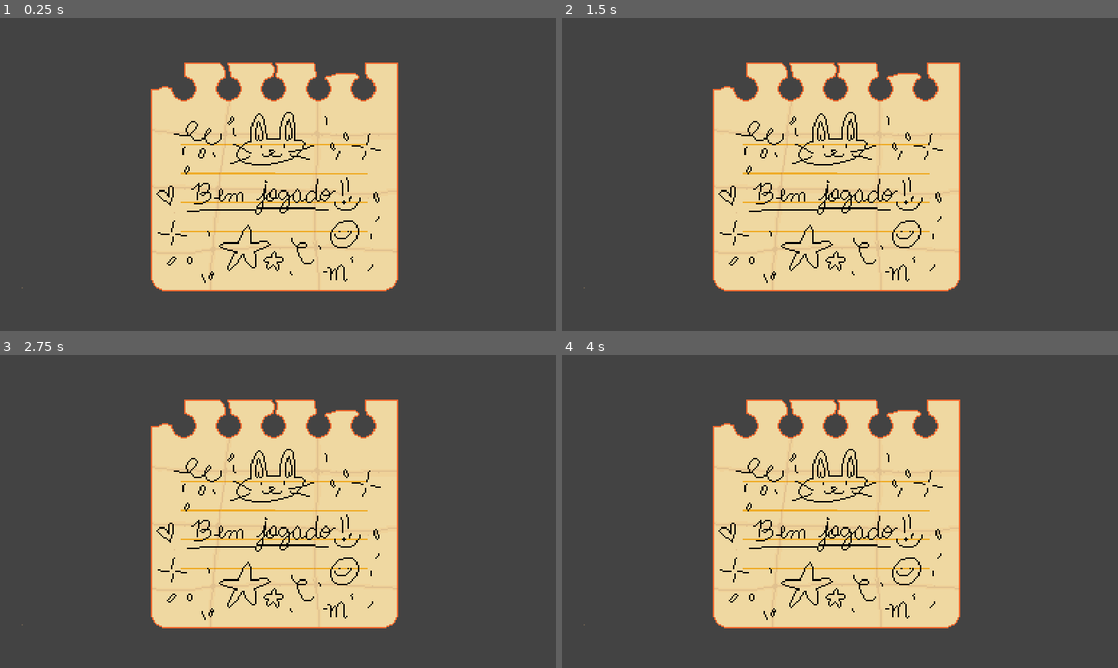
Above: before the commit, frames 1-4 (two rows, left to right).
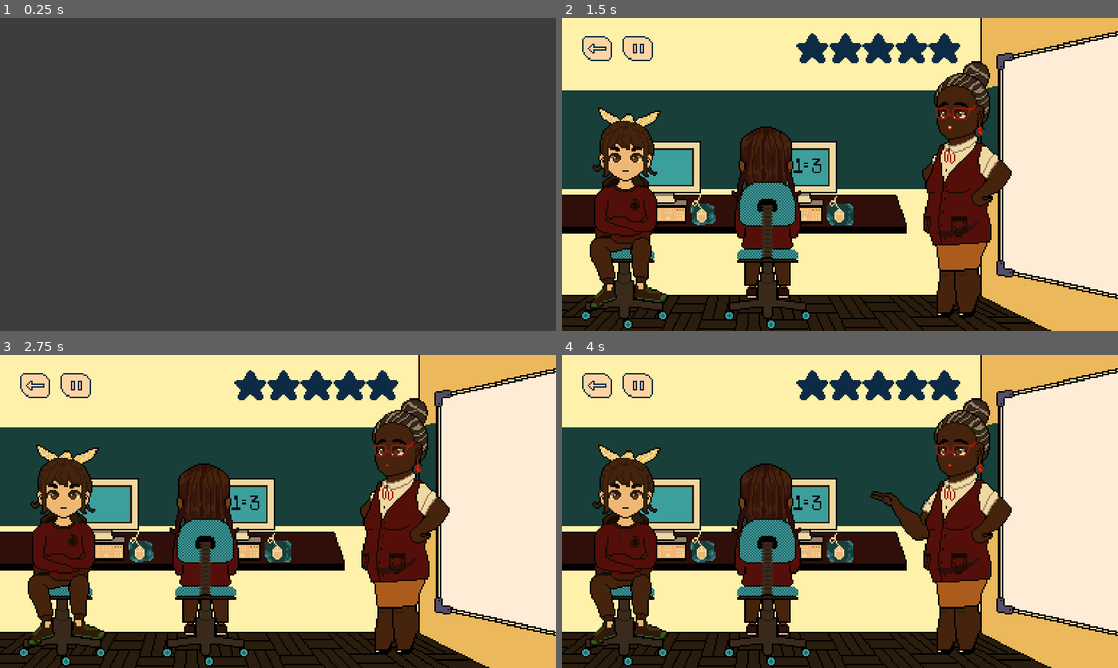
Above: after the commit, the same moments.

Repository: Haaarbo/CiberEngano
Game: Godot game, scene res://Scenes/Win.tscn
Same seed, same stepped clock (60 frames per second), same inputs: the game is played once before the commit and once after it. This scene is started directly instead of the project's main scene.
Inputs (mouse positions are in pixels of both pictures, inside the frame that each line leads up to):
- Up to frame 1 (0.25 s): no input
- Up to frame 2 (1.5 s): tap Enter (ui_accept) at 0.5, 0.77, 0.8, 1.07 s; move the mouse to (962, 158) at 0.52 s; press the mouse at (962, 158) at 0.53 s; release the mouse at (962, 158) at 1.25 s; click (1023, 230) at 1.25 s, where only the run after the commit has a clickable "PLAY"
- Up to frame 3 (2.75 s): move the mouse to (166, 527) at 2.02 s; tap Enter (ui_accept) at 2.1, 2.27, 2.57 s; click (166, 527) at 2.3 s
- Up to frame 4 (4 s): click (595, 386) at 2.77 s; click (1023, 567) at 3.5 s, where only the run after the commit has a clickable "PLAY"

The runs differ from the first frame. In frame 1, 30% of the frame differs, in the area x 3-72%, y 14-88%; in frame 2, 99%; in frame 3, 99%, in the area x 0-100%, y 0-100%; in frame 4, 99%.

Commit message:
Feita cena Win, faltando so a versao ingles

Diff:
--- a/Ciberengano/Scenes/Win.tscn
+++ b/Ciberengano/Scenes/Win.tscn
@@ -1,14 +1,100 @@
-[gd_scene load_steps=2 format=2]
+[gd_scene load_steps=7 format=2]
 
-[ext_resource path="res://Assets/UI/notes/win_ptbr.png" type="Texture" id=1]
+[ext_resource path="res://Scripts/Win.gd" type="Script" id=1]
+[ext_resource path="res://Assets/SFX/Folha.mp3" type="AudioStream" id=2]
+[ext_resource path="res://Assets/UI/notes/win_ptbr.png" type="Texture" id=3]
+
+[sub_resource type="SpriteFrames" id=1]
+animations = [ {
+"frames": [ ExtResource( 3 ) ],
+"loop": false,
+"name": "win",
+"speed": 5.0
+} ]
+
+[sub_resource type="Animation" id=2]
+length = 0.001
+tracks/0/type = "value"
+tracks/0/path = NodePath("Background:modulate")
+tracks/0/interp = 1
+tracks/0/loop_wrap = true
+tracks/0/imported = false
+tracks/0/enabled = true
+tracks/0/keys = {
+"times": PoolRealArray( 0 ),
+"transitions": PoolRealArray( 1 ),
+"update": 0,
+"values": [ Color( 1, 1, 1, 1 ) ]
+}
+tracks/1/type = "value"
+tracks/1/path = NodePath("TextureRect_Paper:modulate")
+tracks/1/interp = 1
+tracks/1/loop_wrap = true
+tracks/1/imported = false
+tracks/1/enabled = true
+tracks/1/keys = {
+"times": PoolRealArray( 0 ),
+"transitions": PoolRealArray( 1 ),
+"update": 0,
+"values": [ Color( 1, 1, 1, 1 ) ]
+}
+
+[sub_resource type="Animation" id=3]
+resource_name = "fade_in"
+length = 3.0
+tracks/0/type = "value"
+tracks/0/path = NodePath("Background:modulate")
+tracks/0/interp = 1
+tracks/0/loop_wrap = true
+tracks/0/imported = false
+tracks/0/enabled = true
+tracks/0/keys = {
+"times": PoolRealArray( 0, 0.5 ),
+"transitions": PoolRealArray( 1, 1 ),
+"update": 0,
+"values": [ Color( 1, 1, 1, 0 ), Color( 1, 1, 1, 1 ) ]
+}
+tracks/1/type = "value"
+tracks/1/path = NodePath("TextureRect_Paper:modulate")
+tracks/1/interp = 1
+tracks/1/loop_wrap = true
+tracks/1/imported = false
+tracks/1/enabled = true
+tracks/1/keys = {
+"times": PoolRealArray( 0, 0.5, 3 ),
+"transitions": PoolRealArray( 1, 1, 1 ),
+"update": 0,
+"values": [ Color( 1, 1, 1, 0 ), Color( 1, 1, 1, 0 ), Color( 1, 1, 1, 1 ) ]
+}
 
 [node name="Win" type="Control"]
+pause_mode = 2
+script = ExtResource( 1 )
 
-[node name="ColorRect" type="ColorRect" parent="."]
+[node name="Background" type="ColorRect" parent="."]
+light_mask = 512
 margin_right = 1920.0
 margin_bottom = 1080.0
-color = Color( 0, 0, 0, 0.121569 )
+color = Color( 0, 0, 0, 0.407843 )
 
-[node name="WinPtbr" type="Sprite" parent="."]
-position = Vector2( 1005, 564 )
-texture = ExtResource( 1 )
+[node name="TextureRect_Paper" type="TextureRect" parent="."]
+margin_right = 40.0
+margin_bottom = 40.0
+
+[node name="Paper" type="AnimatedSprite" parent="TextureRect_Paper"]
+position = Vector2( 934, 551 )
+scale = Vector2( 0.642593, 0.642593 )
+frames = SubResource( 1 )
+animation = "win"
+speed_scale = 0.5
+
+[node name="anim" type="AnimationPlayer" parent="."]
+autoplay = "fade_in"
+anims/RESET = SubResource( 2 )
+anims/fade_in = SubResource( 3 )
+
+[node name="Folha" type="AudioStreamPlayer" parent="."]
+stream = ExtResource( 2 )
+pitch_scale = 1.35
+autoplay = true
+bus = "SFX"
--- a/Ciberengano/Scripts/Game.gd
+++ b/Ciberengano/Scripts/Game.gd
@@ -15,6 +15,9 @@
 #instanciação de GameOver
 var game_over_scene = preload("res://Scenes/GameOver.tscn")
 var instancia_game_over = game_over_scene.instance()
+#instanciação de Win
+var win_scene = preload("res://Scenes/Win.tscn")
+var instancia_win = win_scene.instance()
 
 var teacher_sprite: Node
 var student_sprite: Node
@@ -146,9 +149,13 @@
 		teacher_sprite.play("angry")
 		yield(teacher_sprite, "animation_finished") #espera a animação acabar
 		#get_tree().change_scene("res://Scenes/GameOver.tscn") # substitua com o caminho correto
-
 		add_child(instancia_game_over)
 		get_tree().paused = true
+
+#Tela de vitória / win
+func on_win():
+	add_child(instancia_win)
+	get_tree().paused = true
 
 #Botões
 
--- a/Ciberengano/Scripts/Player.gd
+++ b/Ciberengano/Scripts/Player.gd
@@ -6,6 +6,7 @@
 var fill_speed : float = 0.1  # Ajuste para controlar a velocidade do preenchimento das estrelas
 #Variável para verificar se está ou não jogando
 var isPlaying := false
+var isWin := false
 
 # Stars
 onready var stars = []
@@ -29,7 +30,12 @@
 		if current_star <= 4:
 			fill_stars()
 		else:
-			get_tree().change_scene("res://Scenes/MainMenu.tscn")
+			isWin = true
+			isPlaying = false
+			#garantir que o som do teclado não vai tocar mesmo
+			typing_sound.stream_paused = true
+			get_node("/root/Game/").on_win()
+			#get_tree().change_scene("res://Scenes/MainMenu.tscn")
 	else:
 		$AnimatedSprite.play("idle")
 		isPlaying = false
--- /dev/null
+++ b/Ciberengano/Scripts/Win.gd
@@ -0,0 +1,19 @@
+extends Control
+
+var toque_contador := 0
+onready var paper_sprite := $TextureRect_Paper/Paper
+onready var som_folha := $Folha
+
+func _ready():
+	som_folha.play()
+
+func _input(event):
+	if event.is_action_pressed("ui_accept") or (event is InputEventMouseButton and event.pressed):
+		toque_contador += 1
+
+		if toque_contador == 1:
+			print("Primeiro toque - tocando animação")
+			paper_sprite.play("win") # Troque pelo nome real da animação
+			get_tree().change_scene("res://Scenes/MainMenu.tscn")
+			if get_tree().paused:
+				get_tree().paused = false
Not shown, added: Ciberengano/Assets/SFX/Folha.mp3
